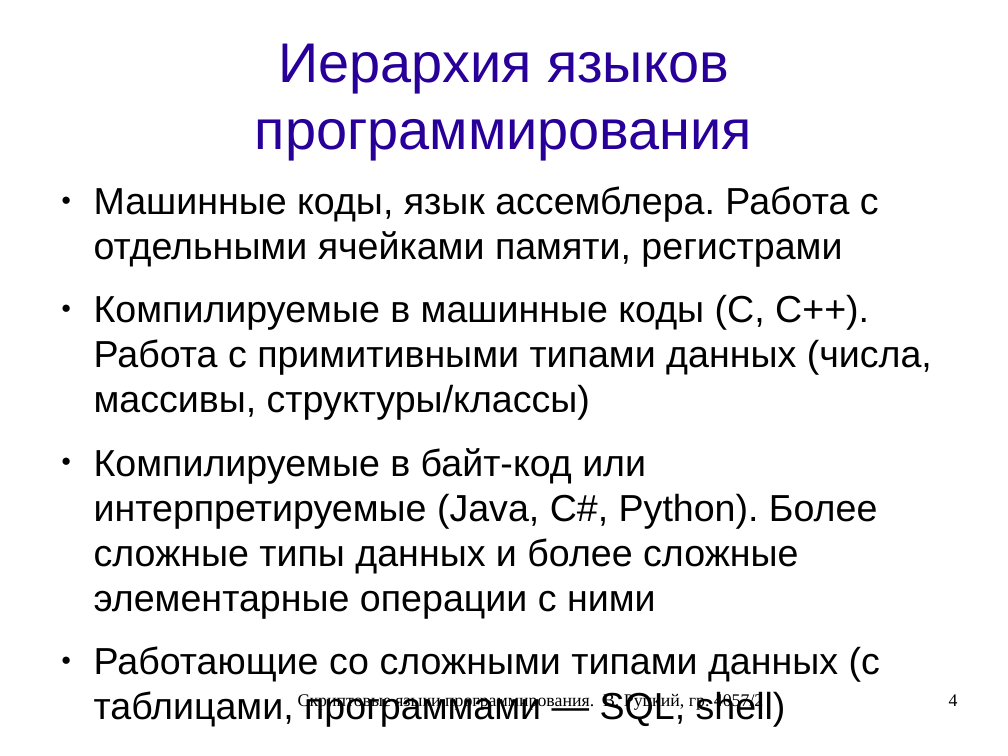
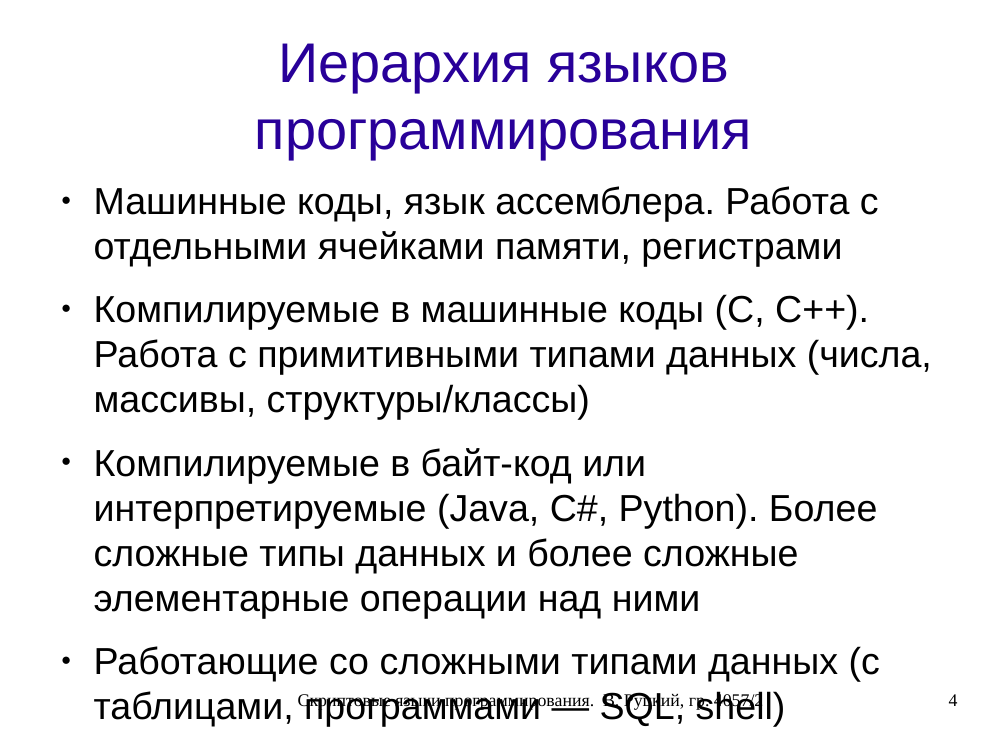
Before and after one commit to rutsky/semester07, a slide deck: slide 4 of Operation_systems/scripting_languages/40572_Rutsky_Scripting_languages.odp. Drawn at 1008x756 pixels with LibreOffice and Linux fonts; fonts in the diff are those of the drawing. Boxes give left, top, right and bottom in pixels: in the first picture for what was removed or moved away, otherwise in the second. Text is boxed around its words. In the diff, an @@ line names an element or a change of style, - is before the commit and + after.

```diff
--- a/Operation_systems/scripting_languages/40572_Rutsky_Scripting_languages.odp
+++ b/Operation_systems/scripting_languages/40572_Rutsky_Scripting_languages.odp
@@ text at (x1=94, y1=448, x2=877, y2=618): text changed @@
-● Компилируемые в байт-код или интерпретируемые (Java, C#, Python). Более сложные типы данных и более сложные элементарные операции с ними
+● Компилируемые в байт-код или интерпретируемые (Java, C#, Python). Более сложные типы данных и более сложные элементарные операции над ними
```
Also in this commit, not shown: 2 other slides changed, 2 slides added, 1 other file.
